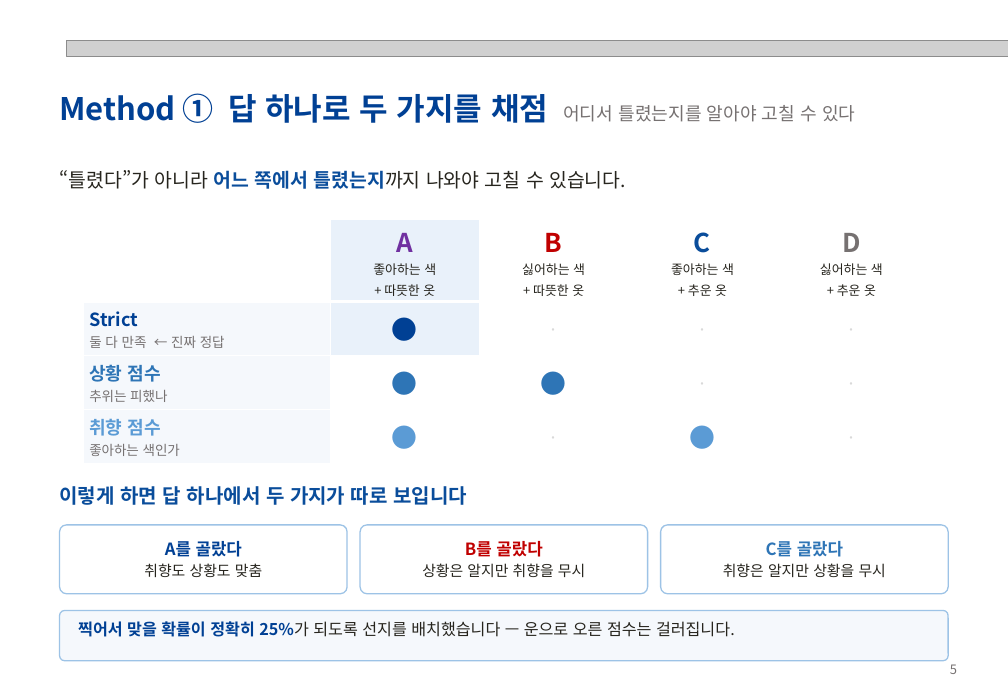
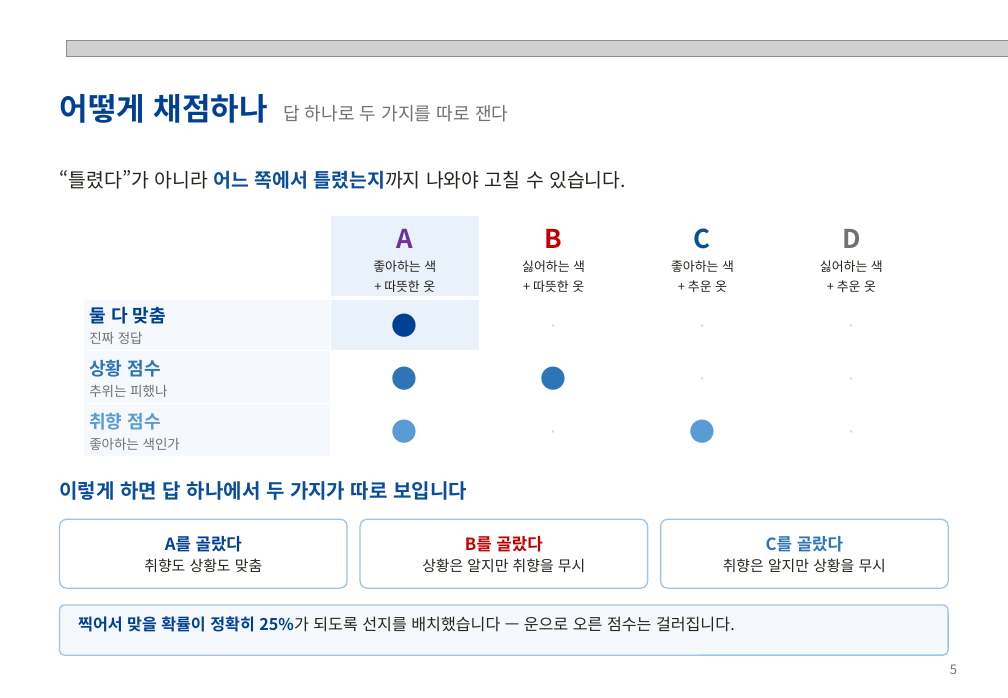
Before and after one commit to hjhj6411/tpo, a slide deck: slide 5 of presentation/POD-Bench_성과발표.pptx. Drawn at 1008x698 pixels with LibreOffice and Linux fonts; fonts in the diff are those of the drawing; grey boxes stand for pictures. Boxes give left, top, right and bottom in pixels: in the first picture for what was removed or moved away, otherwise in the second. Text is boxed around its words. In the diff, an @@ line names an element or a change of style, - is before the commit and + after.

```diff
--- a/presentation/POD-Bench_성과발표.pptx
+++ b/presentation/POD-Bench_성과발표.pptx
@@ text at <box>60,94,508,123</box>: text changed; size 24 to 14 pt; text colour #004094 to #767171; bold off @@
-Method ① 답 하나로 두 가지를 채점 어디서 틀렸는지를 알아야 고칠 수 있다
+어떻게 채점하나 답 하나로 두 가지를 따로 잰다
@@ table at <box>84,216,926,457</box> @@
-row 2, column 1: Strict / 둘 다 만족 ← 진짜 정답
+row 2, column 1: 둘 다 맞춤 / 진짜 정답
@@ 4 rounded rectangles, 2 texts, 1 table: place and size @@
-4 rounded rectangles, 2 texts, 1 table at <box>60,220,948,661</box>
+4 rounded rectangles, 2 texts, 1 table at <box>60,216,948,655</box>
```
Also in this commit, not shown: 7 other slides changed, 8 slides added, 3 slides removed, 5 other files.
